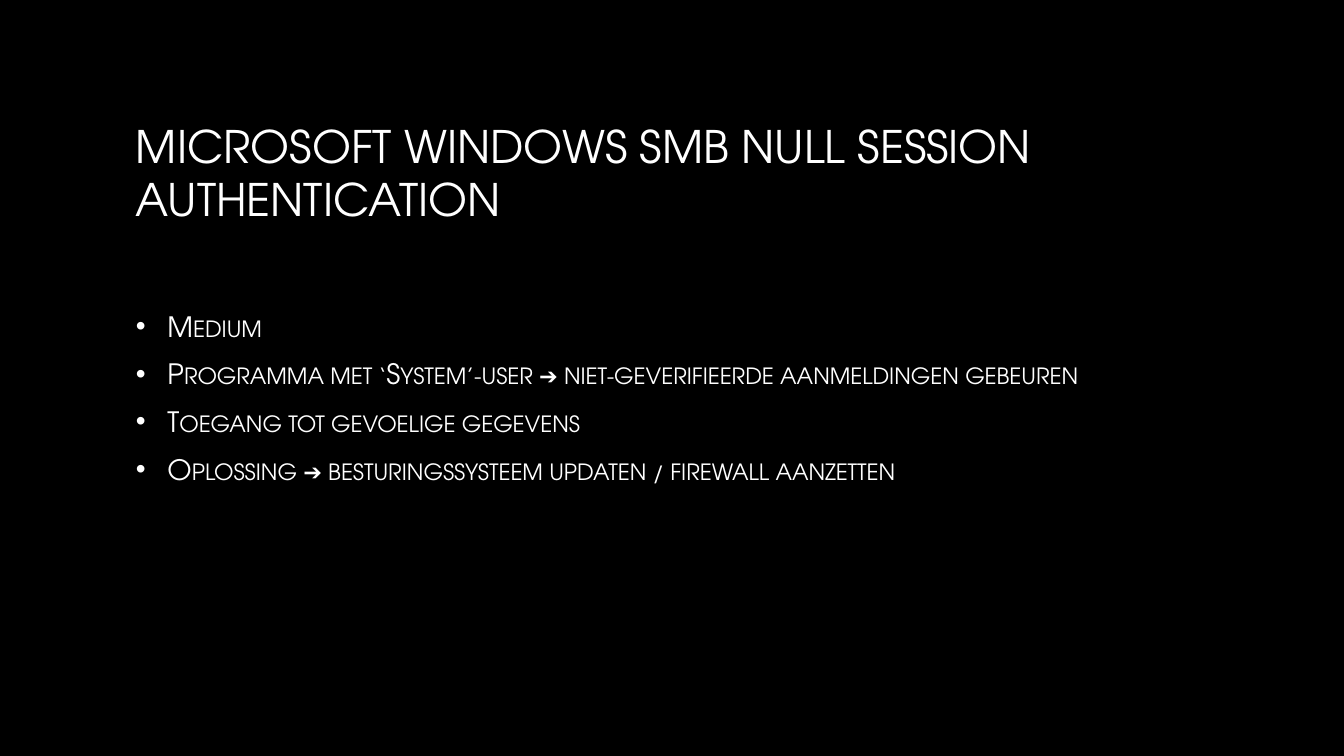
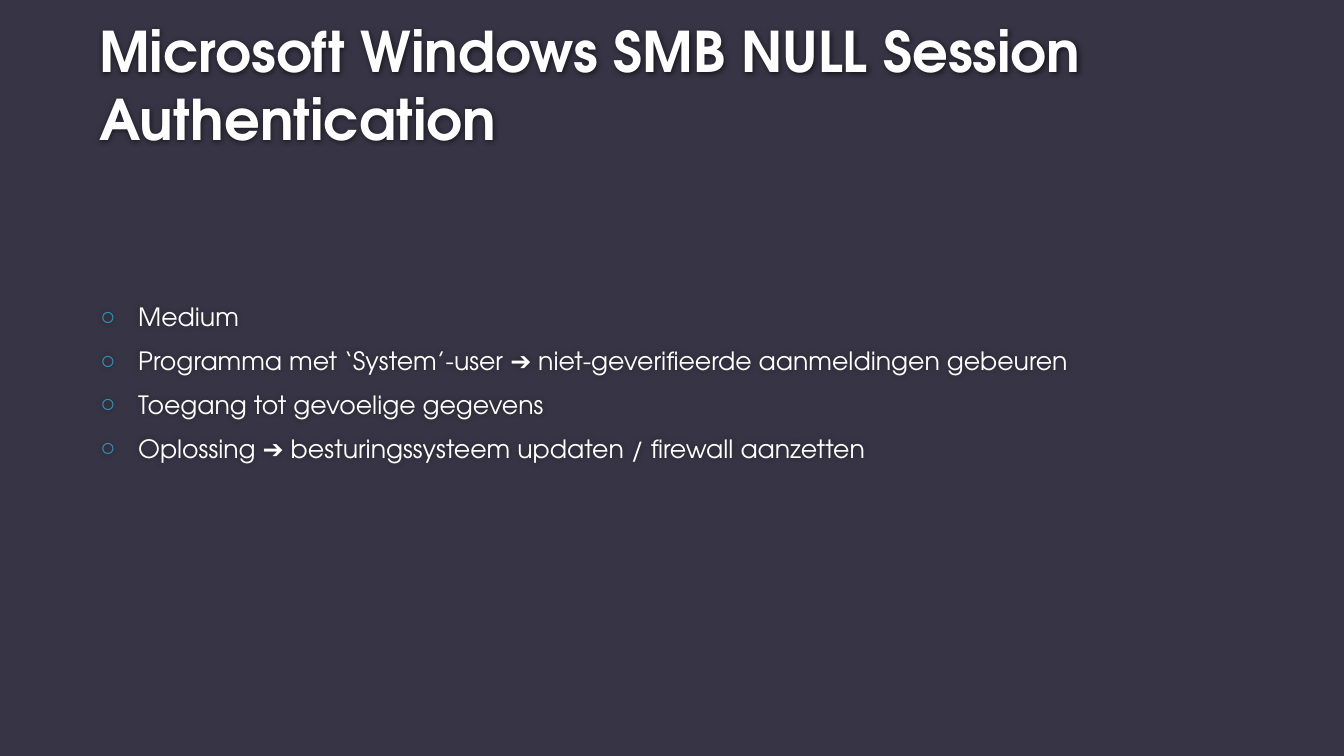
Before and after one commit to Bramelvix/Basic-Security, a slide deck: slide 11 of Opdracht BasicSecurity Systems&Networks aspect/presentatieBS.pptx. Drawn at 1344x756 pixels with LibreOffice and Linux fonts; fonts in the diff are those of the drawing; background and template pictures are left out. Boxes give left, top, right and bottom in pixels: in the first picture for what was removed or moved away, otherwise in the second. Text is boxed around its words. In the diff, an @@ line names an element or a change of style, - is before the commit and + after.

Commit message:
change theme pp

```diff
--- a/Opdracht BasicSecurity Systems&Networks aspect/presentatieBS.pptx
+++ b/Opdracht BasicSecurity Systems&Networks aspect/presentatieBS.pptx
@@ background picture (left out) to #373545 @@
@@ title "Microsoft Windows SMB NULL Session ..." at (x1=99, y1=29, x2=1080, y2=141): vertical alignment middle to bottom @@
@@ title at (x1=99, y1=29, x2=1080, y2=141): text changed; size 32 to 40 pt; text colour gradient #FFFFFF to #A6A6A6 to #FEFEFE; bold on @@
-MICROSOFT WINDOWS SMB NULL SESSION AUTHENTICATION
+Microsoft Windows SMB NULL Session Authentication
@@ text "Medium" moved from (x1=288, y1=367, x2=1078, y2=481) to (x1=138, y1=307, x2=1068, y2=464) @@
@@ text "Medium" at (x1=138, y1=307, x2=1068, y2=464): size 20 to 18 pt, text colour gradient #FFFFFF to #BFBFBF to #FFFFFF, small capitals off; bullet • to ○; bullet colour #FFFFFF to #3494BA @@
```
Also in this commit, not shown: 18 other slides changed.
